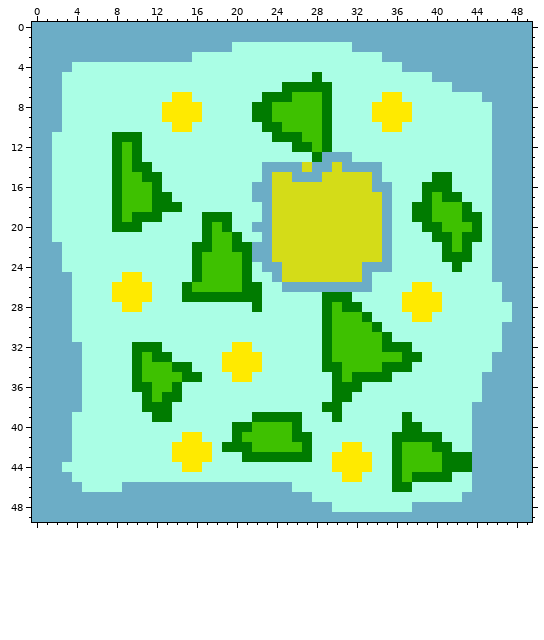
Two versions of one pixel-art sprite, acidicMinerIdle0.png. That is the earlier state.
The file is 50x50 pixels. Pixels under 10% opacity are left out. Colours within 5 levels of each other are drawn and written as one.
After the commit:
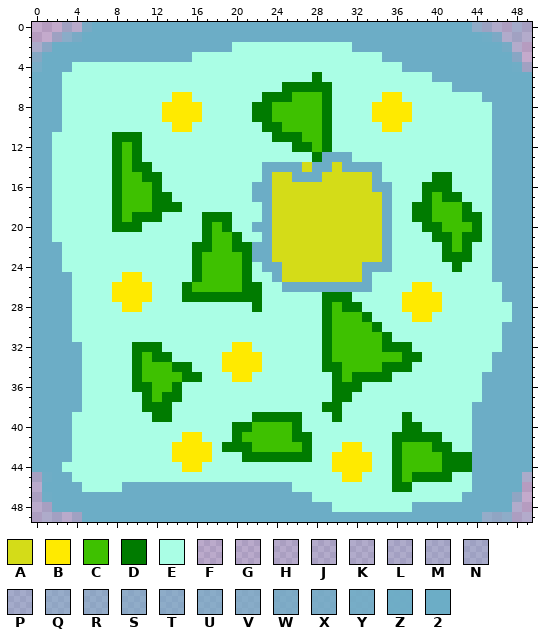
Palette (. is transparent): A #d4dc18  B #ffea00  C #3ec100  D #007b00  E #aafee5  F #6cadc61b  G #6cadc621  H #6cadc62a  J #6cadc632  K #6cadc638  L #6cadc641  M #6cadc648  N #6cadc651  P #6cadc65d  Q #6cadc682  R #6cadc689  S #6cadc696  T #6cadc69d  U #6cadc6a8  V #6cadc6ae  W #6cadc6c9  X #6cadc6d2  Y #6cadc6de  Z #6cadc6f6  2 #6cadc6
Changes in this commit:
@@ x 0..49 @@
- 0 22222222222222222222222222222222222222222222222222
- 1 22222222222222222222222222222222222222222222222222
- 2 22222222222222222222EEEEEEEEEEEE222222222222222222
- 3 2222222222222222EEEEEEEEEEEEEEEEEEE222222222222222
- 4 2222EEEEEEEEEEEEEEEEEEEEEEEEEEEEEEEEE2222222222222
+ 0 ...MGX22222222222222222222222222222222222222SPKFPJ
+ 1 ..NUX2222222222222222222222222222222222222222ZWKMJ
+ 2 MS222222222222222222EEEEEEEEEEEE222222222222222YJ.
+ 3 V222222222222222EEEEEEEEEEEEEEEEEEE2222222222222T.
+ 4 Y222EEEEEEEEEEEEEEEEEEEEEEEEEEEEEEEEE22222222222ZM
  5 222EEEEEEEEEEEEEEEEEEEEEEEEEDEEEEEEEEEEE2222222222
@@ x 0..49 @@
 44 222EEEEEEEEEEEEBBEEEEEEEEEEEEEBBBBEEDCCCCDDD222222
-45 2222EEEEEEEEEEEEEEEEEEEEEEEEEEEBBEEEDCDDDDEE222222
-46 22222EEEE22222222222222222EEEEEEEEEEDDEEEEEE222222
-47 2222222222222222222222222222EEEEEEEEEEEEEEE2222222
-48 222222222222222222222222222222EEEEEEEE222222222222
-49 22222222222222222222222222222222222222222222222222
+45 KZ22EEEEEEEEEEEEEEEEEEEEEEEEEEEBBEEEDCDDDDEE22222M
+46 G2222EEEE22222222222222222EEEEEEEEEEDDEEEEEE22222.
+47 HZ22222222222222222222222222EEEEEEEEEEEEEEE22222Q.
+48 GJ2222222222222222222222222222EEEEEEEE2222222222K.
+49 GLLGM2222222222222222222222222222222222222222RQTGJ
Pixel boxes of the changes (left, top, right, bottom) in both pictures:
changed: (32, 22, 92, 72)
changed: (472, 22, 532, 72)
changed: (32, 472, 82, 522)
changed: (482, 472, 532, 522)
